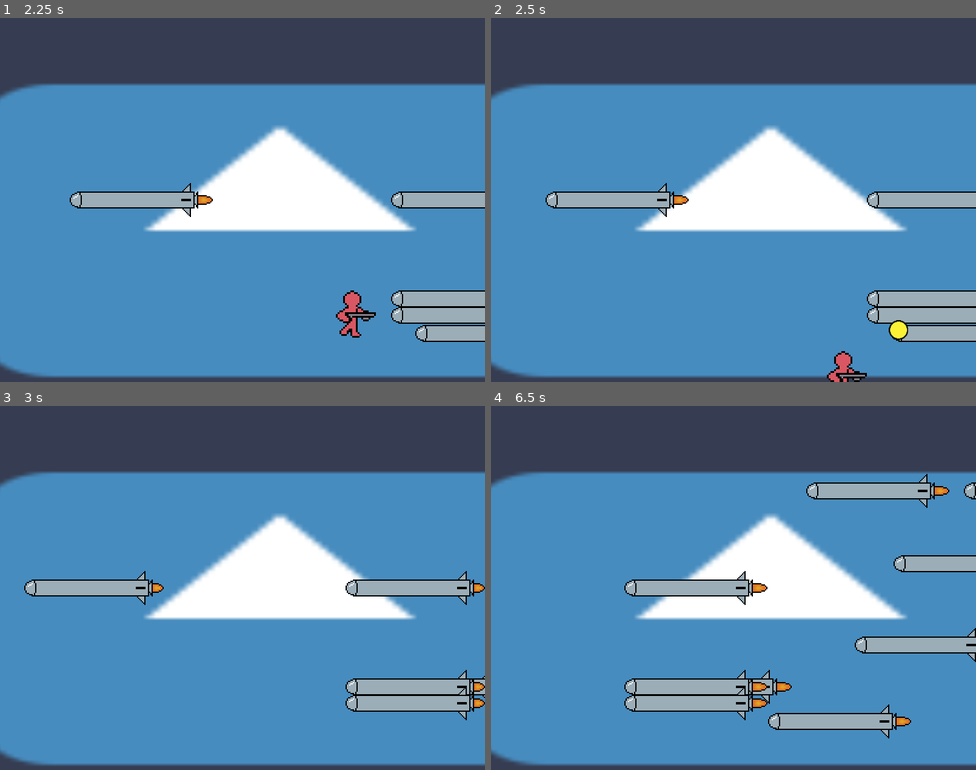
Above: before the commit, frames 1-4 (two rows, left to right).
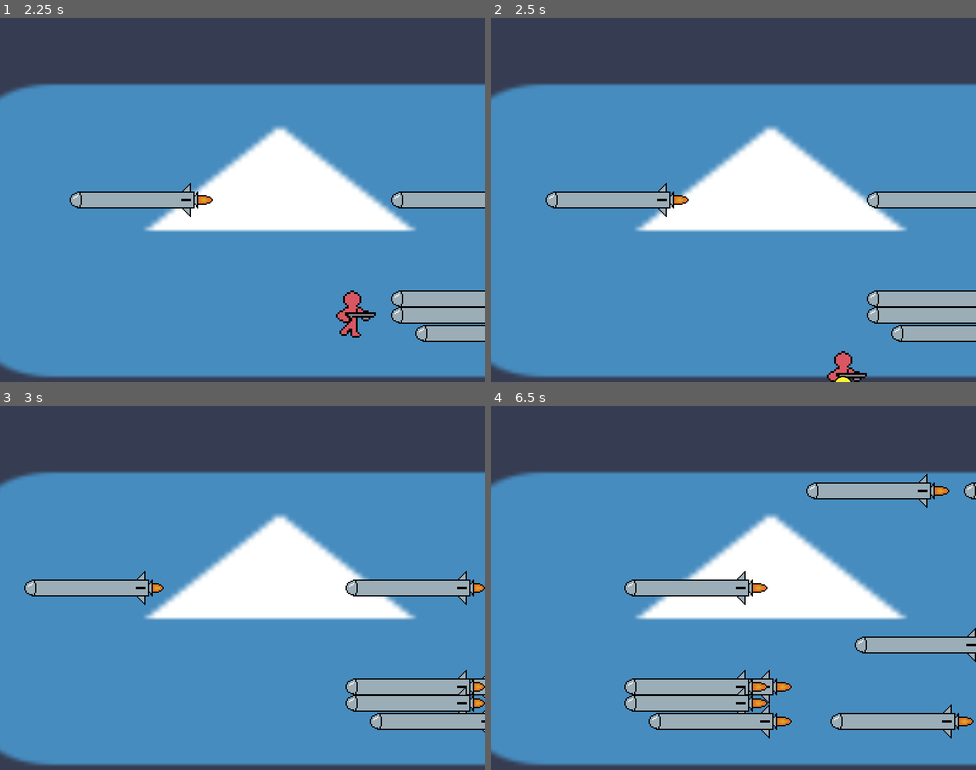
Above: after the commit, the same moments.

Repository: terminator0521/air-jumper
Game: Godot game, scene res://scenes/start_menu.tscn
Same seed, same stepped clock (60 frames per second), same inputs: the game is played once before the commit and once after it. The engine's default icon, where the game draws it, is replaced by a stand-in: a white triangle on a blue panel in a dark square.
Inputs (mouse positions are in pixels of both pictures, inside the frame that each line leads up to):
- Up to frame 1 (2.25 s): click (242, 138) at 0.5 s; hold Right 1.28-2.03 s; tap X (shoot) at 1.35 s; tap Z (jump) at 1.52, 1.55, 1.82, 2.1 s; hold Down (down) from 2.03 s (still down)
- Up to frame 2 (2.5 s): keep holding Down (down); tap Z (jump) at 2.27 s; tap X (shoot) at 2.3 s
- Up to frame 3 (3 s): tap Z (jump) at 2.57 s; release Down (down) at 2.78 s; hold Right from 2.78 s (still down); tap X (shoot) at 2.85 s
- Up to frame 4 (6.5 s): tap Z (jump) at 3.05, 3.77, 4.07, 4.35, 4.52, 4.82, 5.27, 5.57, 6.05 s; release Right at 3.53 s; hold Up 3.53-4.28 s; tap X (shoot) at 3.6, 5.1, 5.85 s; hold Left 4.28-5.78 s; hold Down (down) from 5.78 s (still down)

Frame 1 is identical in both runs. In frame 2, 0.2% of the frame differs, in the area x 70-86%, y 83-100%; in frame 3, 1.1%; in frame 4, 3.4%, in the area x 32-100%, y 41-92%.

Commit message:
add player shooting down when not grounded

Diff:
--- a/scripts/player.gd
+++ b/scripts/player.gd
@@ -16,7 +16,7 @@
 	pass
 
 func _process(delta: float) -> void:
-	print(direction)
+	print(is_jumping)
 	if direction.x != 0:
 		$AnimatedSprite2D.flip_h = (direction.x < 0)
 	if is_grounded:
@@ -81,15 +81,21 @@
 	# Shoot
 	if Input.is_action_just_pressed("shoot"):
 		var input_dir: Vector2
-		if direction.y == -1 and direction.x == 0:
-			input_dir.y = 0
-		else:
-			input_dir.y = -direction.y
+
 
 		if direction.y == 1 and direction.x == 0:
 			input_dir.x = 0
 		else:
 			input_dir.x = last_dir
+
+		if direction.y == -1 and direction.x == 0:
+			if !is_grounded:
+				input_dir.y = 1
+				input_dir.x = 0
+			else:
+				input_dir.y = 0
+		else:
+			input_dir.y = -direction.y
 
 		input_dir = input_dir.normalized()
 		input_dir *= BULLET_SPEED
